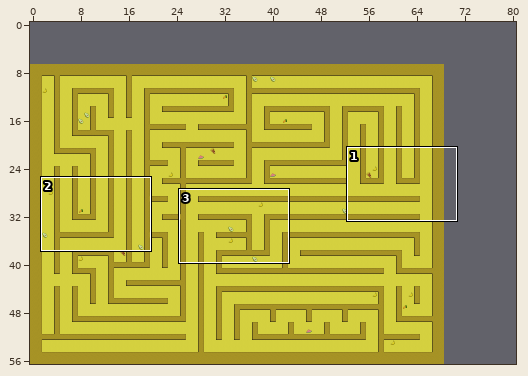
Level history. Tiled map: android/assets/tilemaps/alexandria/maze.tmx. The first picture is a wide view before the edit; the outline marks the close-up.
Close-up. Before the commit:
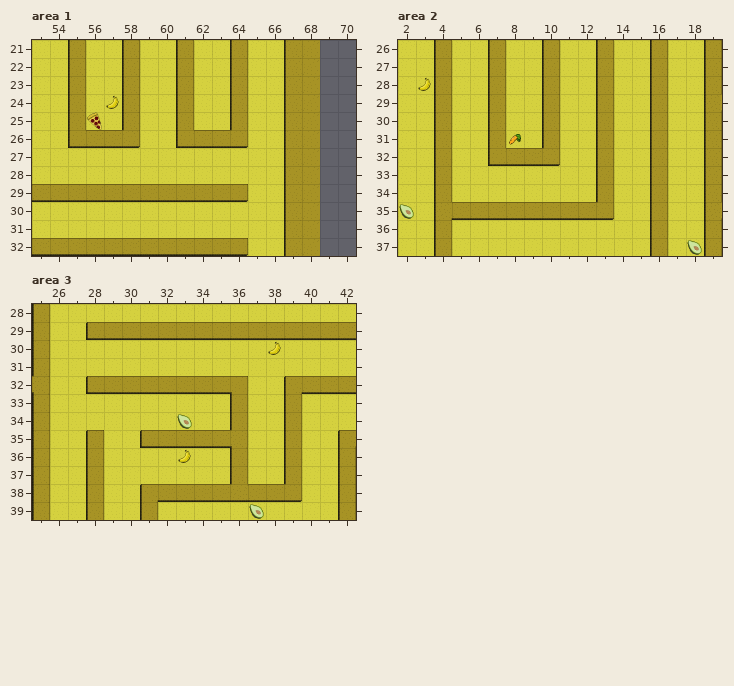
Cells are 64x64 px. Shown: area 1 x 53..70, y 21..32; area 2 x 2..19, y 26..37; area 3 x 25..42, y 28..39. The commit also changed other parts of the map, which this record leaves out.
After the commit:
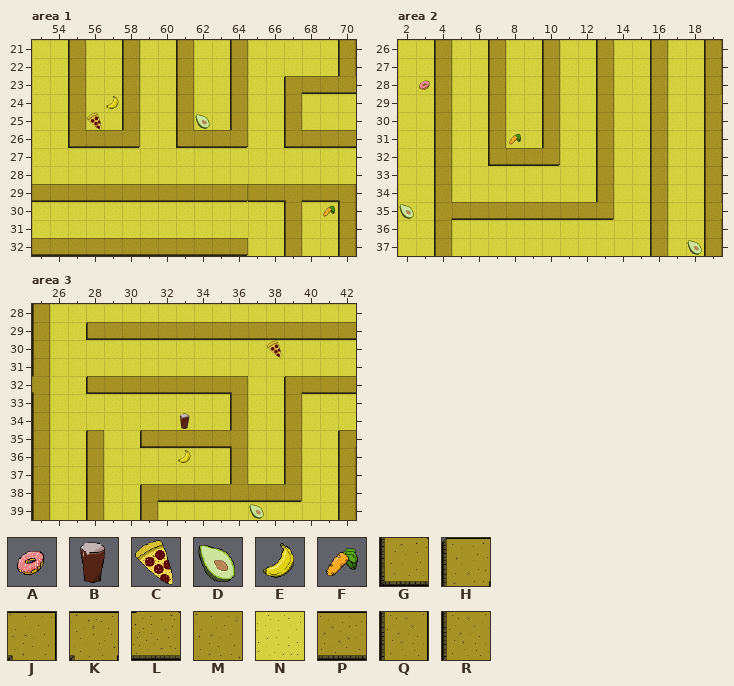
Key: from "bad_objects": A 0, B 1, C 2; from "good_objects": D 0, E 1, F 2; from "kairo": G 0, H 3, J 5, K 9, L 10, M 20, N 21, P 23, Q 23 turned 90, R 24 turned 90.
_ is an empty cell.
Diff:
Layer "ground", area 1:
y 21..22: x 69 _ -> N
y 24..25: x 69..70 __ -> NN
y 27..28: x 69..70 __ -> NN
y 30..32: x 69 _ -> N
Layer "wall_tiles", area 1:
y 21..22: x 67..68 RM -> __; x 70 _ -> Q
y 23: x 67..70 RM__ -> HPPL
y 24..25: x 67..68 RM -> Q_
y 26: x 67..70 RM__ -> GPPP
y 27..28: x 67..68 RM -> __
y 29: x 65..70 __RM__ -> PPKPPJ
y 30..32: x 67..68 RM -> Q_; x 70 _ -> Q
Layer "good_tiles", area 1:
y 25: x 62 _ -> D
y 30: x 69 _ -> F
Layer "bad_tiles", area 2:
y 28: x 3 E -> A
Layer "bad_tiles", area 3:
y 30: x 38 E -> C
y 34: x 33 D -> B
Changed places in both close-ups, as pixel boxes (x1, y1, x2, y2):
changed: (248, 40, 356, 256)
added: (195, 114, 210, 129)
changed: (418, 78, 431, 91)
changed: (267, 340, 282, 358)
changed: (177, 413, 192, 429)
